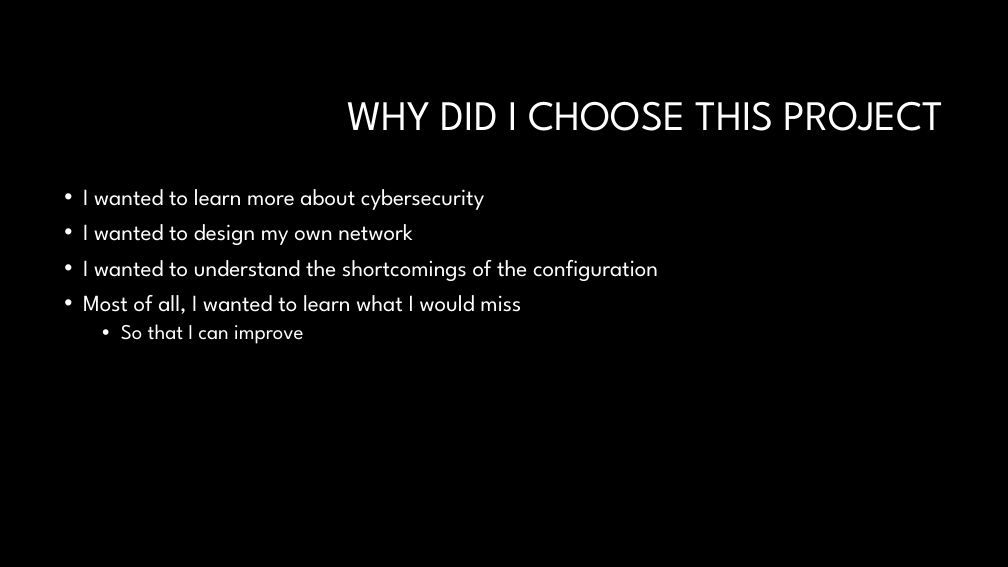
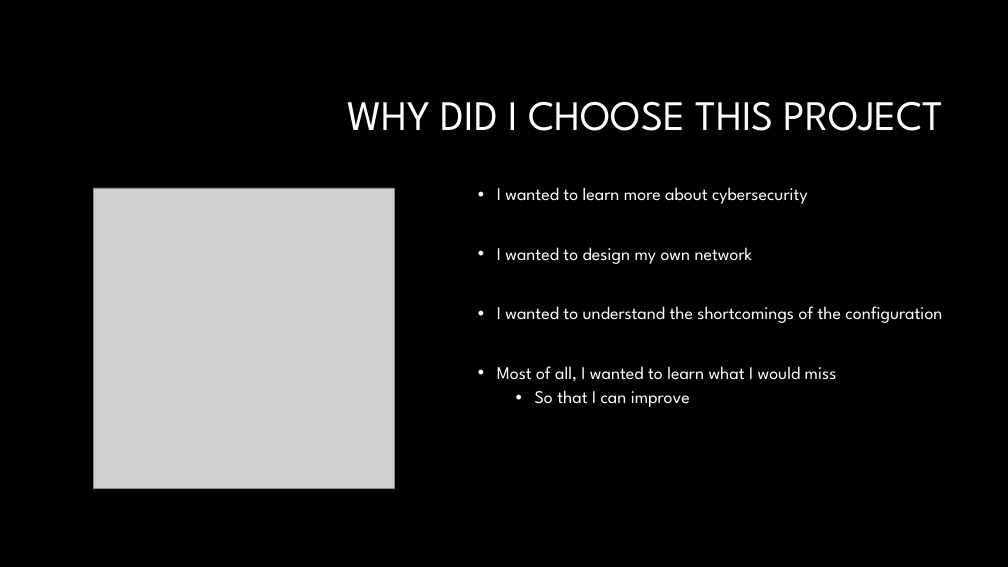
Before and after one commit to supertrey2004/Secure-Multi-Layer-Network-Project---Capstone, a slide deck: slide 3 of Docs/other/Slideshow.pptx. Drawn at 1008x567 pixels with LibreOffice and Linux fonts; fonts in the diff are those of the drawing; grey boxes stand for pictures; background and template pictures are left out. Boxes give left, top, right and bottom in pixels: in the first picture for what was removed or moved away, otherwise in the second. Text is boxed around its words. In the diff, an @@ line names an element or a change of style, - is before the commit and + after.

```diff
--- a/Docs/other/Slideshow.pptx
+++ b/Docs/other/Slideshow.pptx
@@ picture added at [93, 188, 394, 489] @@
@@ text "I wanted to learn more ...": place and size @@
-text "I wanted to learn more ..." at [83, 189, 658, 344]
+text "I wanted to learn more ..." at [497, 187, 942, 407]
@@ text "I wanted to learn more ..." at [497, 187, 942, 407]: size 22 to 17 pt; size 20 to 17 pt in "So that I can improve" @@
```
Also in this commit, not shown: 5 other slides changed, 2 slides added, 4 slides removed, 4 other files.
